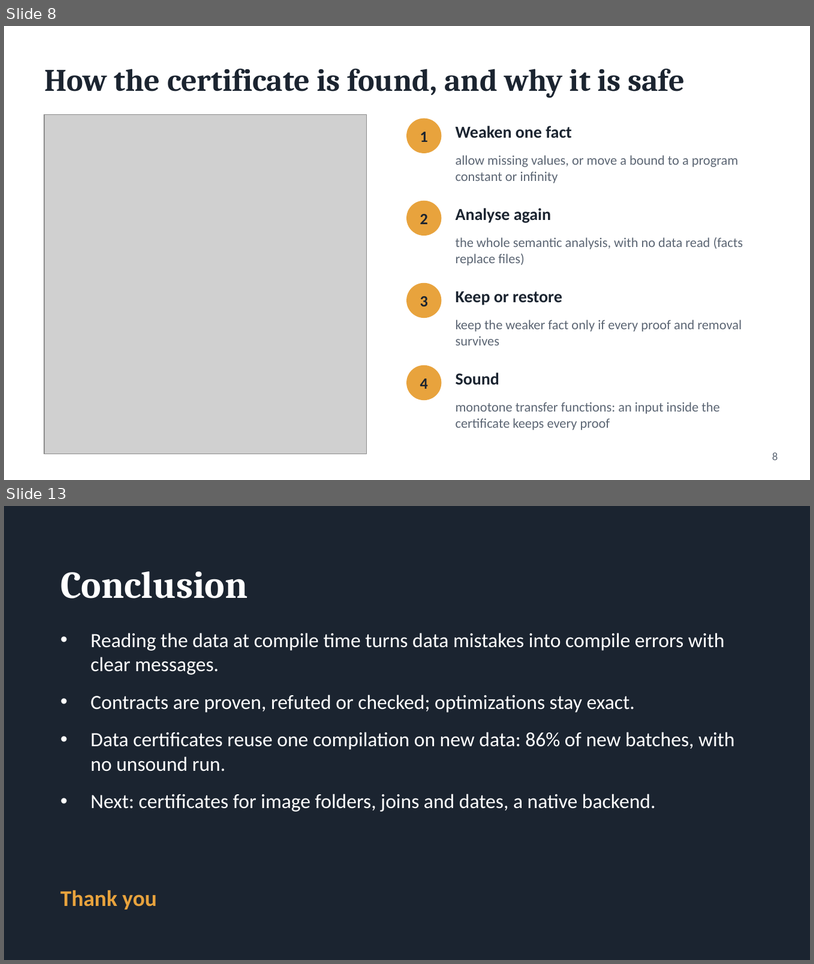
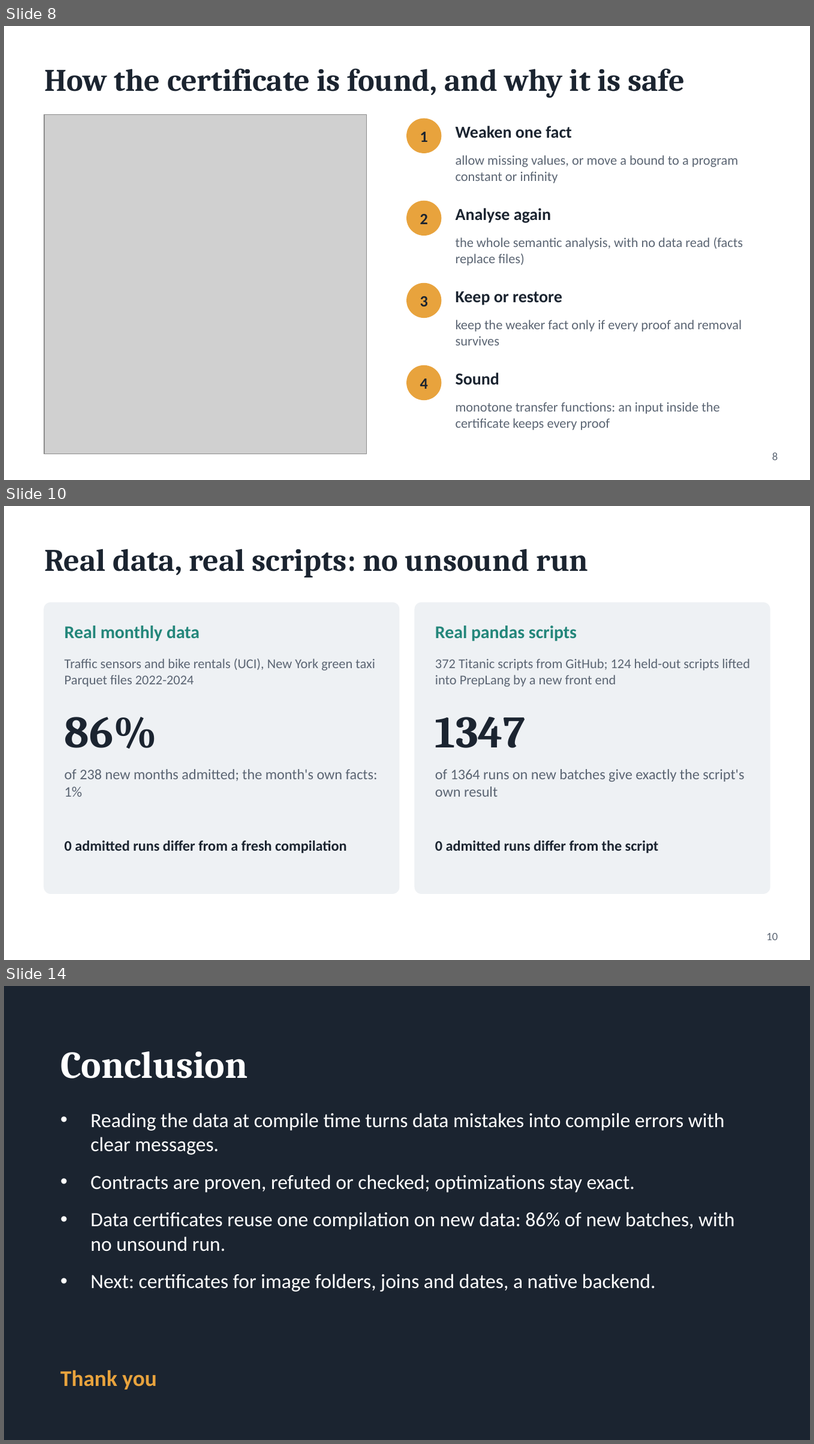
Before and after one commit to Nikhi00718/preLang, a slide deck: docs/review3/PrepLang_Review3_Presentation.pptx. Shown one above the other, each under a label of ours: slides 8 and 13 before the commit, slides 8, 10 and 14 after it; the slides between them are not shown. The pictures are 814x964 and 814x1444 pixels, drawn with LibreOffice and Linux fonts; fonts in the diff are those of the drawing; grey boxes stand for pictures. Boxes give left, top, right and bottom in pixels: in the first picture for what was removed or moved away, otherwise in the second. Text is boxed around its words. In the diff, an @@ line names an element or a change of style, - is before the commit and + after.

Commit message:
Report the real-data evaluation and revise the paper
RQ7 (generated batches), RQ8 (real monthly batches) and RQ9 (real pandas
scripts, held-out set) were run again with one compiler binary after the last
fixes. RQ8: certificates admit 205 of 238 new months (the compiled month's own
facts 2), every admitted run equals a fresh compilation. RQ9: 1,347 of 1,364
runs on new batches are admitted and all reproduce the scripts' own results.
The first RQ9 run, which exposed a missing-column hole and a lifter bug, is kept
as pandas_corpus_firstrun.

The paper is reframed around data certificates (image boxes and their corners,
columns not read, optional columns, the pandas front end, RQ8, RQ9, and the
five bugs the evaluation found). NOVELTY.md gains a strict rating; the Review 3
report and presentation include the new results.

```diff
--- a/docs/review3/PrepLang_Review3_Presentation.pptx
+++ b/docs/review3/PrepLang_Review3_Presentation.pptx
@@ slide 10 added at (4,506,810,960), background #FFFFFF @@
@@ text added at (44,549,588,577), 28 pt, text #1B2430, bold @@
+Real data, real scripts: no unsound run
@@ rounded rectangle added at (44,603,399,893), fill #EEF1F4, outline #EEF1F4 1 pt @@
@@ rounded rectangle added at (415,603,770,893), fill #EEF1F4, outline #EEF1F4 1 pt @@
@@ text added at (65,625,200,641), 16 pt, text #23867A, bold @@
+Real monthly data
@@ text added at (435,625,577,641), 16 pt, text #23867A, bold @@
+Real pandas scripts
@@ text added at (65,658,375,687), 12 pt, text #5B6573 @@
+Traffic sensors and bike rentals (UCI), New York green taxi Parquet files 2022-2024
@@ text added at (435,658,750,687), 12 pt, text #5B6573 @@
+372 Titanic scripts from GitHub; 124 held-out scripts lifted into PrepLang by a new front end
@@ text added at (65,717,157,748), 40 pt, text #1B2430, bold @@
+86%
@@ text added at (435,717,525,748), 40 pt, text #1B2430, bold @@
+1347
@@ text added at (65,769,378,796), 13 pt, text #5B6573 @@
+of 238 new months admitted; the month's own facts: 1%
@@ text added at (435,769,744,796), 13 pt, text #5B6573 @@
+of 1364 runs on new batches give exactly the script's own result
@@ text added at (65,840,347,853), 13 pt, text #1B2430, bold @@
+0 admitted runs differ from a fresh compilation
@@ text added at (435,840,659,853), 13 pt, text #1B2430, bold @@
+0 admitted runs differ from the script
@@ text added at (767,933,778,940), 10 pt, text #5B6573 @@
+10
@@ what was slide 13 is now slide 14 @@
```
Also in this commit, not shown: 3 slides changed, 20 other files.
